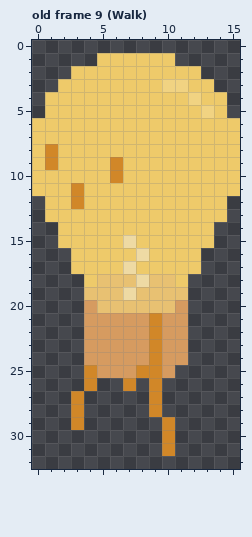
Pixel-art file -- Games/Curdle-Dec2021/Assets/on.aseprite. This is how it looked before the edit.
16x33 pixels, 21 frames. Pixels under 10% opacity are left out. Shown: old frame 9 (Walk). The commit also changed other frames, which this record leaves out.
And afterwards:
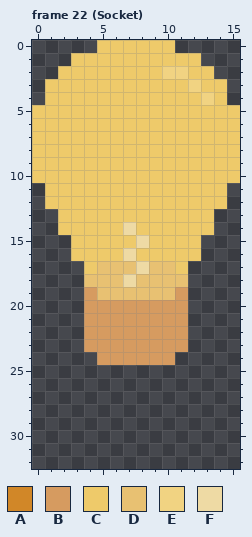
Palette (. is transparent): A #d18728  B #d69b60  C #eeca6a  D #e8c172  E #f1d382  F #eedaa4
A new or re-ordered frame is compared with the old frame closest to it.
The edit:
frames 21 -> 26
layer "Layer 2" now hidden
Frame 22 (Socket) is new; against old frame 9 (Walk):
Colour A becomes colour B in rows 21 to 24 at x 9.
Colour D becomes colour B in row 19 at x 4 and 11; in row 20 at x 5 to 10.
The author put colour C in row 0 at x 5 to 10; in row 1 at x 3 to 4 and 11 to 12; in row 2 at x 2 and 13; in row 3 at x 1 and 14; in row 5 at x 0 and 15.
Colour A becomes colour C in row 8 at x 1; in row 9 at x 1 and 6; in row 10 at x 6; in rows 11 to 12 at x 3.
Colour E becomes colour C in row 3 at x 10 to 11; in row 4 at x 12; in row 5 at x 13.
Colour F becomes colour C in row 15 at x 7; in row 16 at x 8.
Colour C becomes colour D in row 17 at x 5 to 6 and 9 to 10; in row 18 at x 4 and 11.
Colour F becomes colour D in row 17 at x 7; in row 18 at x 8; in row 19 at x 7.
Colour C becomes colour E in row 2 at x 10 to 11; in row 3 at x 12; in row 4 at x 13.
Colour C becomes colour F in row 14 at x 7; in row 15 at x 8; in row 16 at x 7; in row 17 at x 8.
Colour D becomes colour F in row 18 at x 7.
Colour A is gone in row 25 at x 4 and 8 to 9; in row 26 at x 4, 7 and 9; in rows 27 to 28 at x 3 and 9; in row 29 at x 3 and 10; in rows 30 to 31 at x 10.
Colour B is gone in row 24 at x 4 and 11; in row 25 at x 5 to 7 and 10.
Colour C is gone in row 11 at x 0 and 15; in row 13 at x 1 and 14; in row 15 at x 2 and 13; in row 17 at x 3 and 12.
Pixel boxes of the changes (left, top, right, bottom) in both pictures:
changed: (32, 40, 240, 456)
